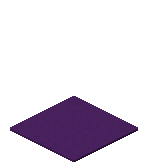
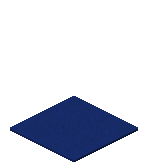
Comparing the layer stacks of the two 148 x 164 images. Changes:
pixels changed over 10, 96, 138, 162 (layer not identified)
